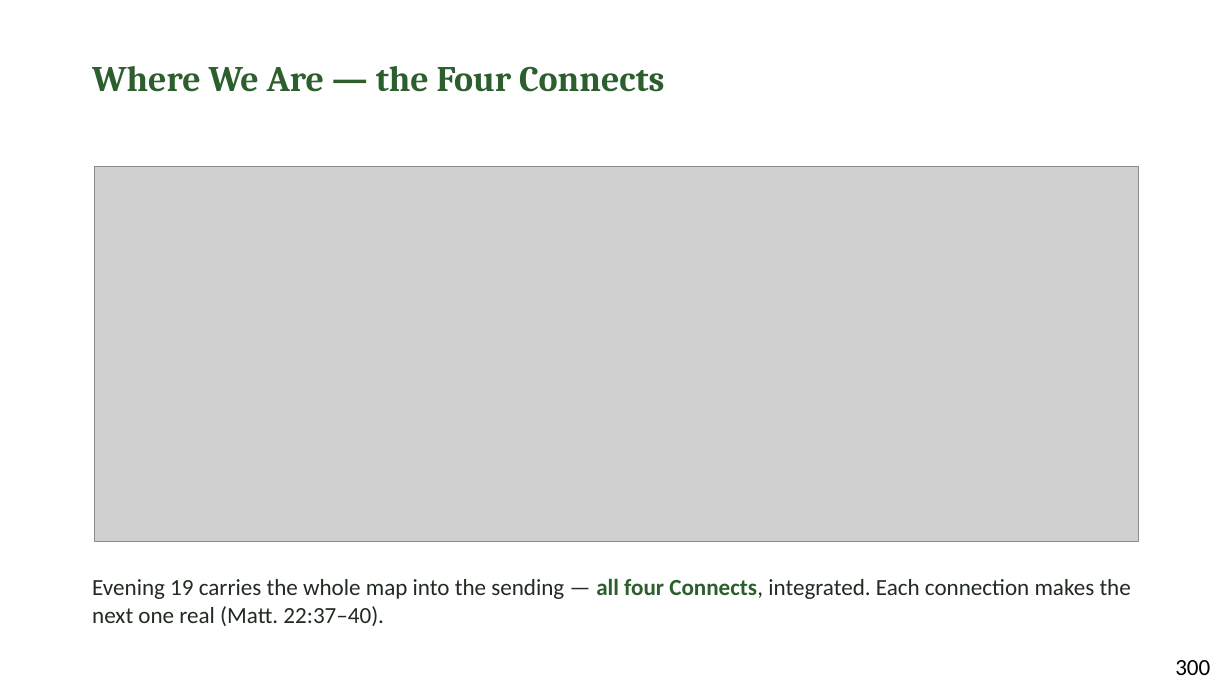
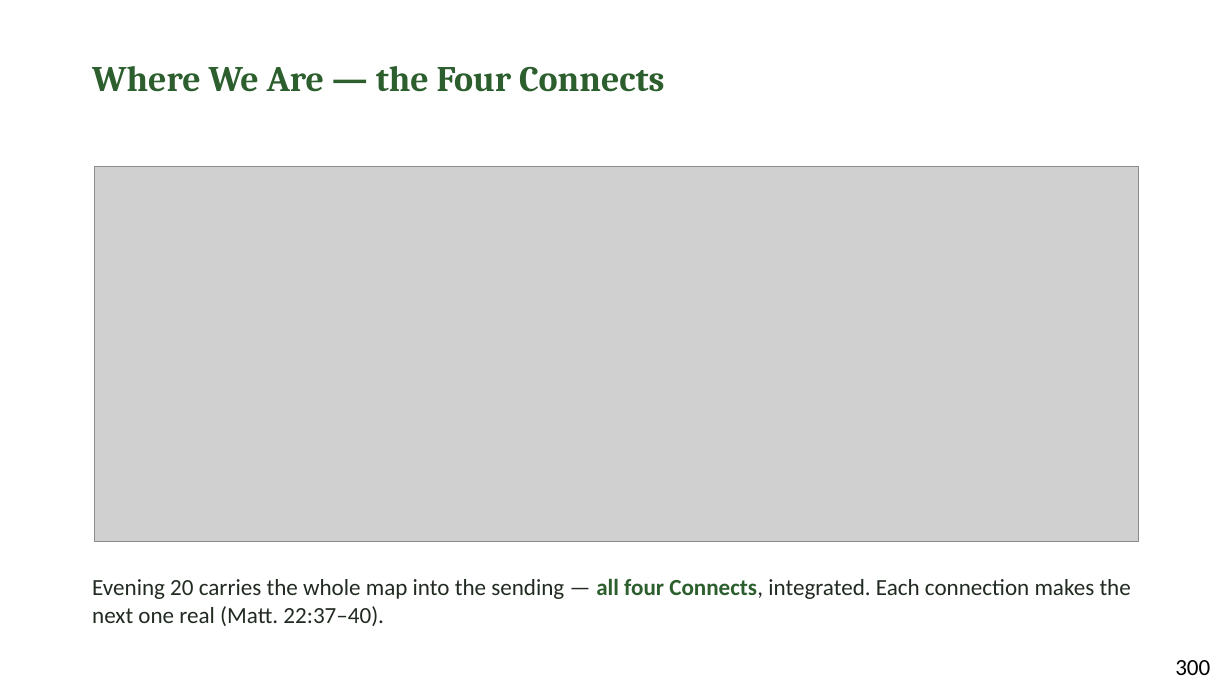
Before and after one commit to jgtittle-ministries/fellowship-of-the-heart-pilot-at-cca-dev, a slide deck: slide 3 of _implementation-notes/evening-series/FotH Evening Session 21 Slides DRAFT v1.pptx. Drawn at 1232x693 pixels with LibreOffice and Linux fonts; fonts in the diff are those of the drawing; grey boxes stand for pictures. Boxes give left, top, right and bottom in pixels: in the first picture for what was removed or moved away, otherwise in the second. Text is boxed around its words. In the diff, an @@ line names an element or a change of style, - is before the commit and + after.

```diff
--- a/_implementation-notes/evening-series/FotH Evening Session 21 Slides DRAFT v1.pptx
+++ b/_implementation-notes/evening-series/FotH Evening Session 21 Slides DRAFT v1.pptx
@@ text at [92, 578, 1131, 626]: text changed @@
-Evening 19 carries the whole map into the sending — all four Connects, integrated. Each connection makes the next one real (Matt. 22:37–40).
+Evening 20 carries the whole map into the sending — all four Connects, integrated. Each connection makes the next one real (Matt. 22:37–40).
```
Also in this commit, not shown: 2 other slides changed, 52 other files.
